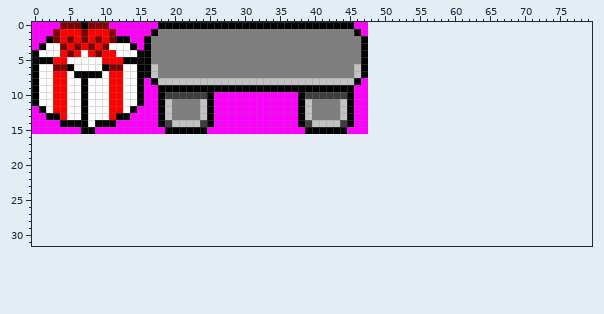
One commit to this sprite sheet: assets/res/images/object_sprites.png. Above is the file before it was changed.
The file is 48x16 pixels. The old version is drawn lined up with the new one, on the new canvas.
The same view after the edit:
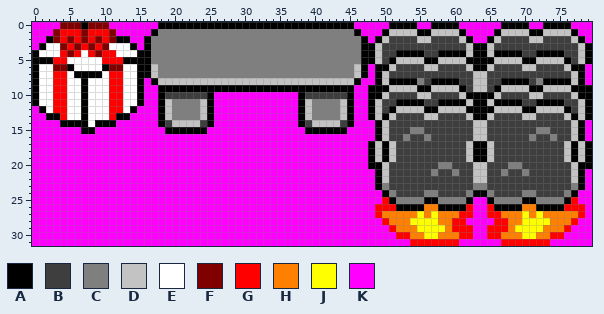
Palette (. is transparent): A #000000  B #3e3e3e  C #7f7f7f  D #c3c3c3  E #ffffff  F #800000  G #ff0000  H #ff8000  J #ffff00  K #ff00ff
The edit:
canvas 48x16 -> 80x32
Changed rows in their new state; - is an unchanged pixel.
first column x 0:
 0 ------------------------------------------------KKKAAAAKKAAAAKKKKKKAAAAKKAAAAKKK
 1 ------------------------------------------------KKADDDDAADDDDAKKKKADDDDAADDDDAKK
 2 ------------------------------------------------KADBBBBDDBBBBDAKKADBBBBDDBBBBDAK
 3 ------------------------------------------------ADBBBBBBBBBBBBDAADBBBBBBBBBBBBDA
 4 ------------------------------------------------ADBBAAAABBAAAADAADAAAABBAAAABBDA
 5 ------------------------------------------------ADBADDDDAADDDDAAAADDDDAADDDDABDA
 6 ------------------------------------------------KAADBBBBDDBBBBDAADBBBBDDBBBBDAAK
 7 ------------------------------------------------KADBBBBBBBBBBBBDDBBBBBBBBBBBBDAK
 8 ------------------------------------------------KADAAAACBAAAABBDDBBAAAABCAAAADAK
 9 ------------------------------------------------AAADDDDAADDDDABDDBADDDDAADDDDAAA
10 ------------------------------------------------AADBBBBDDBBBBDAAAADBBBBDDBBBBDAA
11 ------------------------------------------------ADBBAAAABBAAAADAADAAAABBAAAABBDA
12 ------------------------------------------------ADBADDDDAADDDDAAAADDDDAADDDDABDA
13 ------------------------------------------------ADADBBBBDDBBBBDAADBBBBDDBBBBDADA
14 ------------------------------------------------KADBBBBBBBBBBBBDDBBBBBBBBBBBBDAK
15 ------------------------------------------------KADBBBCCBBBBBBBDDBBBBBBBCCBBBDAK
16 KKKKKKKKKKKKKKKKKKKKKKKKKKKKKKKKKKKKKKKKKKKKKKKKKADBBCBBCBBBBBBDDBBBBBBCBBCBBDAK
17 KKKKKKKKKKKKKKKKKKKKKKKKKKKKKKKKKKKKKKKKKKKKKKKKADADBBBBBBBBBBDAADBBBBBBBBBBDADA
18 KKKKKKKKKKKKKKKKKKKKKKKKKKKKKKKKKKKKKKKKKKKKKKKKADADBBBBBBBBBBDAADBBBBBBBBBBDADA
19 KKKKKKKKKKKKKKKKKKKKKKKKKKKKKKKKKKKKKKKKKKKKKKKKADADBBBBBBBBBBDAADBBBBBBBBBBDADA
20 KKKKKKKKKKKKKKKKKKKKKKKKKKKKKKKKKKKKKKKKKKKKKKKKAADBBBBBBBCCBBBDDBBBCCBBBBBBBDAA
21 KKKKKKKKKKKKKKKKKKKKKKKKKKKKKKKKKKKKKKKKKKKKKKKKKADBBBBBBCBBCBBDDBBCBBCBBBBBBDAK
22 KKKKKKKKKKKKKKKKKKKKKKKKKKKKKKKKKKKKKKKKKKKKKKKKKADBBBBBBBBBBBBDDBBBBBBBBBBBBDAK
23 KKKKKKKKKKKKKKKKKKKKKKKKKKKKKKKKKKKKKKKKKKKKKKKKKACBBBBBBBBBBBBCCBBBBBBBBBBBBCAK
24 KKKKKKKKKKKKKKKKKKKKKKKKKKKKKKKKKKKKKKKKKKKKKKKKKKACBBBBCCBBBBCAACBBBBCCBBBBCAKK
25 KKKKKKKKKKKKKKKKKKKKKKKKKKKKKKKKKKKKKKKKKKKKKKKKKKGACCCCAACCCCAKKACCCCAACCCCAGKK
26 KKKKKKKKKKKKKKKKKKKKKKKKKKKKKKKKKKKKKKKKKKKKKKKKKGGGAAAAHHAAAAGKKGAAAAHHAAAAGGGK
27 KKKKKKKKKKKKKKKKKKKKKKKKKKKKKKKKKKKKKKKKKKKKKKKKKGHHHHHJHJHHHGGKKGGHHHJHJHHHHHGK
28 KKKKKKKKKKKKKKKKKKKKKKKKKKKKKKKKKKKKKKKKKKKKKKKKKKGHHHJJJJHHGGKKKKGGHHJJJJHHHGKK
29 KKKKKKKKKKKKKKKKKKKKKKKKKKKKKKKKKKKKKKKKKKKKKKKKKKKGHHHJJJJHGGGKKGGGHJJJJHHHGKKK
30 KKKKKKKKKKKKKKKKKKKKKKKKKKKKKKKKKKKKKKKKKKKKKKKKKKKKGGHHJJHHHGGKKGGHHHJJHHGGKKKK
31 KKKKKKKKKKKKKKKKKKKKKKKKKKKKKKKKKKKKKKKKKKKKKKKKKKKKKKGGGGGGGKKKKKKGGGGGGGKKKKKK
Changed places in both pictures, as pixel boxes (x1, y1, x2, y2):
added: (32, 22, 592, 246)
